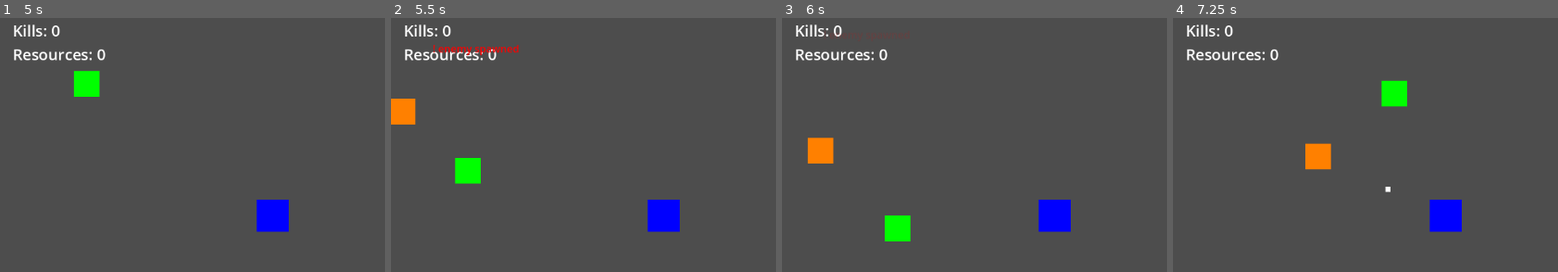
Above: before the commit, frames 1-4 (left to right).
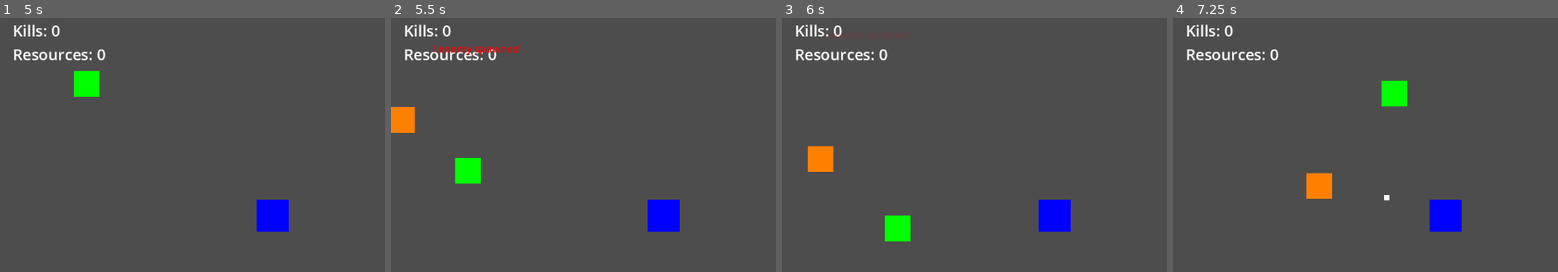
Above: after the commit, the same moments.

Repository: Sephon/testaiproject
Game: Godot game, scene res://Main.tscn
Two runs of this game, one before a commit and one after it. Both use one fixed random seed, a clock stepped at 60 frames per second and the inputs below.
Inputs:
- Up to frame 1 (5 s): tap Enter at 0.5 s; hold Right (ui_right) 0.53-1.28 s; hold Down (ui_down) 1.28-2.03 s; hold Right (ui_right) 2.03-2.78 s; hold Up (ui_up) 2.78-3.53 s; hold Left (ui_left) from 3.53 s (still down)
- Up to frame 2 (5.5 s): release Left (ui_left) at 5.03 s; hold Down (ui_down) from 5.03 s (still down)
- Up to frame 3 (6 s): release Down (ui_down) at 5.78 s; hold Right (ui_right) from 5.78 s (still down)
- Up to frame 4 (7.25 s): release Right (ui_right) at 6.53 s; hold Up (ui_up) from 6.53 s (still down)

Frame 1 is identical in both runs. In frame 2, 0.5% of the frame differs, in the area x 0-7%, y 31-46%; in frame 3, 0.5%; in frame 4, 1.5%, in the area x 34-57%, y 49-72%.

Commit message:
Added some variatuion in how enemies approach player

Diff:
--- a/testaiproject/Enemy.gd
+++ b/testaiproject/Enemy.gd
@@ -6,9 +6,21 @@
 var explosion_time = 0.0
 var explosion_duration = 0.3
 
+# Movement behavior variables
+var current_direction = Vector2.ZERO
+var wander_angle = 0.0
+var wander_radius = 50.0
+var wander_distance = 100.0
+var wander_jitter = 10.0
+var separation_radius = 40.0
+var separation_weight = 1.5
+var last_direction_change = 0.0
+var direction_change_interval = 0.5  # Change direction every 0.5 seconds
+
 func _ready():
 	body_entered.connect(_on_body_entered)
-
+	# Initialize random wander angle
+	wander_angle = randf() * TAU  # Random angle between 0 and 2π
 	print("Enemy ready with collision shape")
 
 func _process(delta):
@@ -16,10 +28,27 @@
 		# Get reference to player
 		var player = get_node_or_null("/root/Main/Player")
 		if player and not player.is_queued_for_deletion():
-			# Calculate direction to player
-			var direction = (player.position - position).normalized()
-			# Move towards player
-			position += direction * speed * delta
+			# Calculate base direction to player
+			var to_player = (player.position - position).normalized()
+
+			# Add separation from other enemies
+			var separation = calculate_separation()
+
+			# Add wandering behavior
+			var wander = calculate_wander(delta)
+
+			# Combine behaviors
+			current_direction = (to_player + separation * separation_weight + wander).normalized()
+
+			# Add some randomness to direction changes
+			last_direction_change += delta
+			if last_direction_change >= direction_change_interval:
+				last_direction_change = 0
+				# Add small random deviation
+				current_direction = current_direction.rotated(randf_range(-0.2, 0.2))
+
+			# Move with the calculated direction
+			position += current_direction * speed * delta
 	else:
 		# Handle explosion effect
 		explosion_time += delta
@@ -37,6 +66,34 @@
 				main.enemy_killed()
 			queue_free()
 
+func calculate_separation() -> Vector2:
+	var separation_force = Vector2.ZERO
+	var neighbors = 0
+
+	# Check all enemies in the scene
+	for enemy in get_tree().get_nodes_in_group("enemies"):
+		if enemy != self and is_instance_valid(enemy):
+			var distance = position.distance_to(enemy.position)
+			if distance < separation_radius:
+				var away = (position - enemy.position).normalized()
+				separation_force += away * (1.0 - distance / separation_radius)
+				neighbors += 1
+
+	if neighbors > 0:
+		separation_force /= neighbors
+
+	return separation_force
+
+func calculate_wander(delta: float) -> Vector2:
+	# Update wander angle with some randomness
+	wander_angle += randf_range(-wander_jitter, wander_jitter) * delta
+
+	# Calculate circle position in front of the enemy
+	var circle_center = current_direction * wander_distance
+	var displacement = Vector2(cos(wander_angle), sin(wander_angle)) * wander_radius
+
+	return (circle_center + displacement).normalized()
+
 func _on_body_entered(body):
 	print("Enemy _on_body_entered called with: ", body.name)  # Debug print
 	if body is Area2D and not exploding:  # Check if it's a bullet
--- a/testaiproject/FloatingText.gd
+++ b/testaiproject/FloatingText.gd
@@ -43,10 +43,6 @@
 	print("Animation timer started for ", duration, " seconds")
 
 func _process(delta):
-	if not has_node("AnimationTimer"):
-		print("ERROR: AnimationTimer missing in _process!")
-		return
-
 	var timer = $AnimationTimer
 	if timer.time_left > 0:
 		var progress = 1.0 - (timer.time_left / duration)
@@ -58,9 +54,7 @@
 		if progress > fade_start:
 			var fade_progress = (progress - fade_start) / (1.0 - fade_start)
 			modulate.a = 1.0 - fade_progress
-			print("Fading out: ", fade_progress)  # Debug print
 	else:
-		print("Animation complete, removing text")  # Debug print
 		queue_free()
 
 func set_text(text: String):
